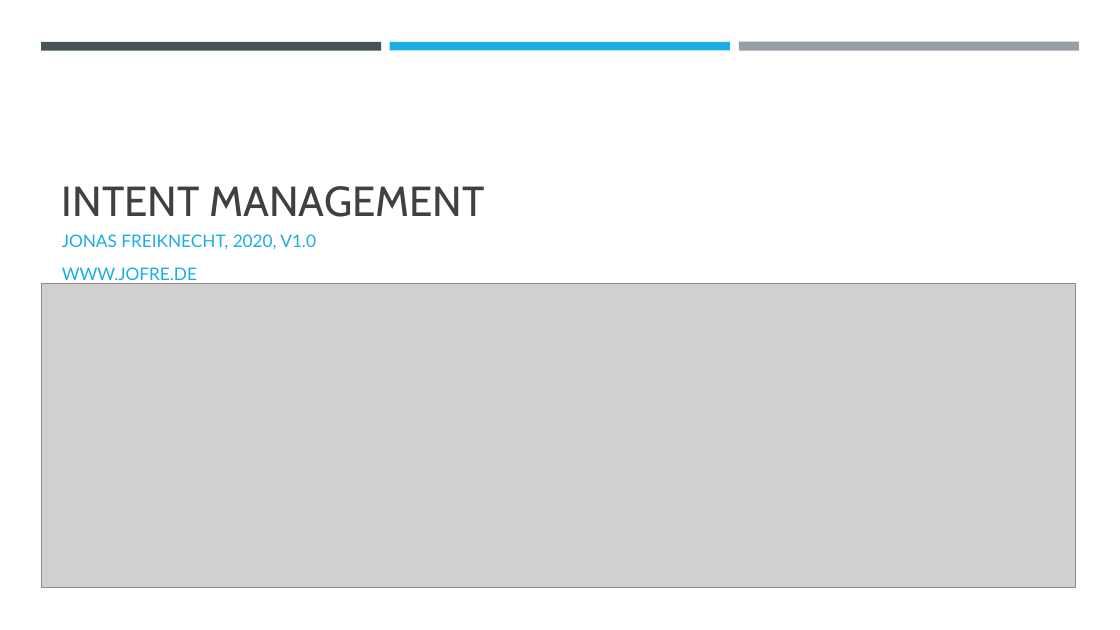
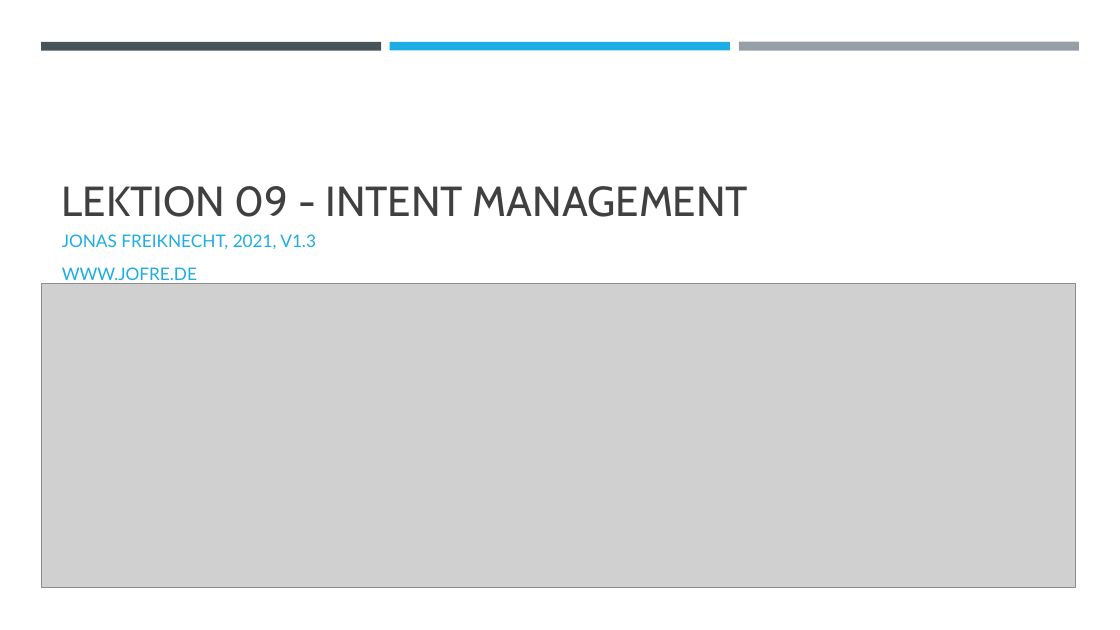
Before and after one commit to padmalcom/AISpeechAssistant, a slide deck: slide 1 of slides/09_intent_management.pptx. Drawn at 1120x630 pixels with LibreOffice and Linux fonts; fonts in the diff are those of the drawing; grey boxes stand for pictures. Boxes give left, top, right and bottom in pixels: in the first picture for what was removed or moved away, otherwise in the second. Text is boxed around its words. In the diff, an @@ line names an element or a change of style, - is before the commit and + after.

```diff
--- a/slides/09_intent_management.pptx
+++ b/slides/09_intent_management.pptx
@@ title at box(62, 186, 749, 217): text changed @@
-INTENT MANAGEMENT
+LEKTION 09 - INTENT MANAGEMENT
@@ subtitle at box(62, 234, 316, 249): text changed @@
-JONAS FREIKNECHT, 2020, V1.0
+JONAS FREIKNECHT, 2021, V1.3
```
Also in this commit, not shown: 1 other slide changed, 1 slide added, 15 other files.
